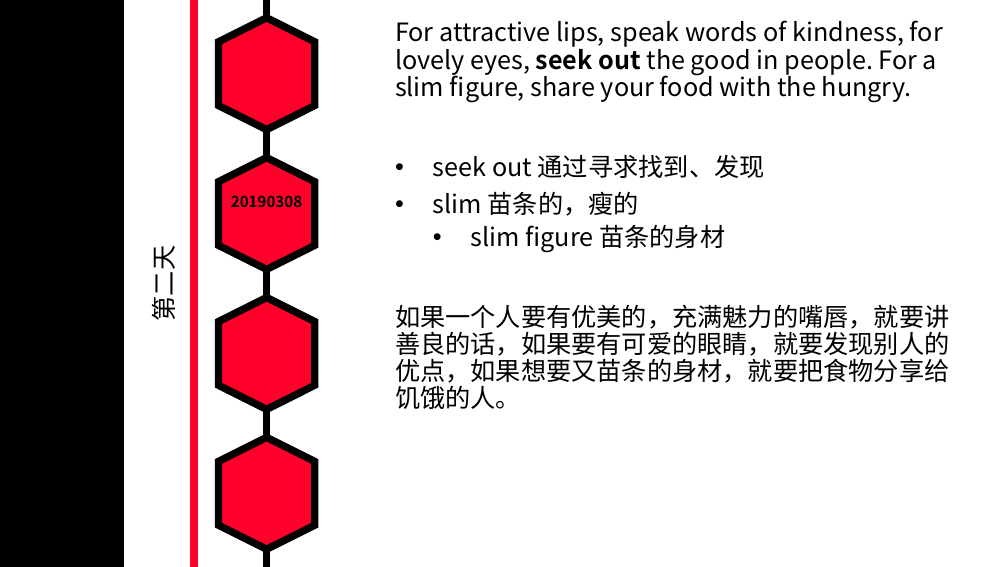
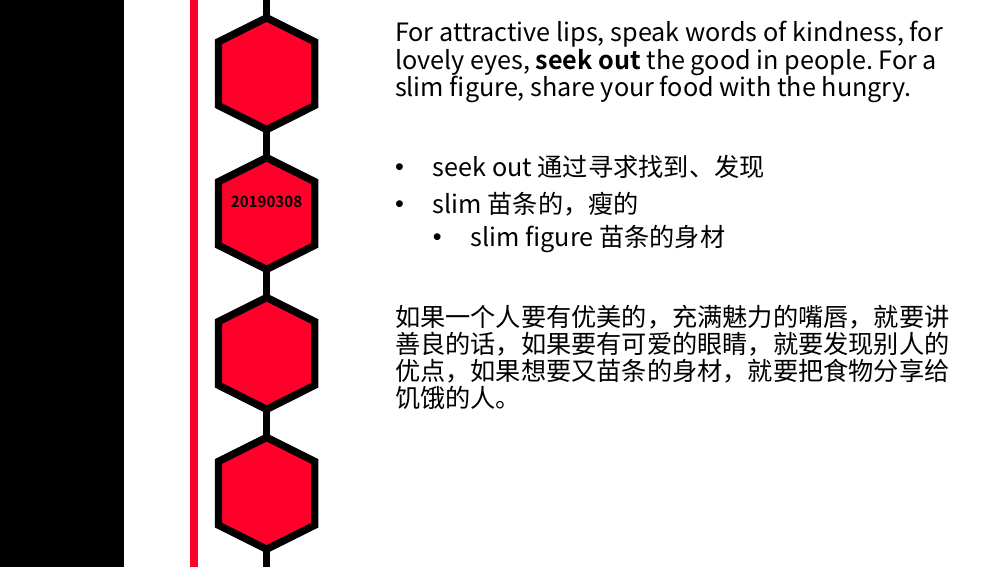
Before and after one commit to MarkShen1992/PPT-template, a slide deck: slide 2 of morning reading/iridescent english sentenses.pptx. Drawn at 1008x567 pixels with LibreOffice and Linux fonts; fonts in the diff are those of the drawing. Boxes give left, top, right and bottom in pixels: in the first picture for what was removed or moved away, otherwise in the second. Text is boxed around its words. In the diff, an @@ line names an element or a change of style, - is before the commit and + after.

```diff
--- a/morning reading/iridescent english sentenses.pptx
+++ b/morning reading/iridescent english sentenses.pptx
@@ text removed at bbox=[145, 253, 182, 320] @@
-第二天
```
Also in this commit, not shown: 11 other slides changed, 2 slides added.
